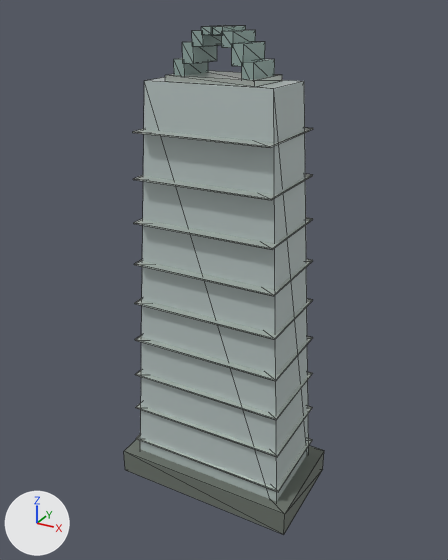
One commit to the glTF model landmarks/assets/tencent-hq.glb: the scene before it, then after it.
One viewpoint serves both versions: a 50 mm camera at (124.0, -225.0, 220.0) aimed at (0.0, 0.0, 107.0). Lighting does not change. The marker at lower left points along +X, +Y and +Z. The first picture is the older version. Mesh edges are drawn as thin lines. Vertices at exactly the same position are counted once.

Objects in the first picture: 'envelope', 'horizontal_fins', 'podium', 'roof_garden', 'roof_garden_beam'.
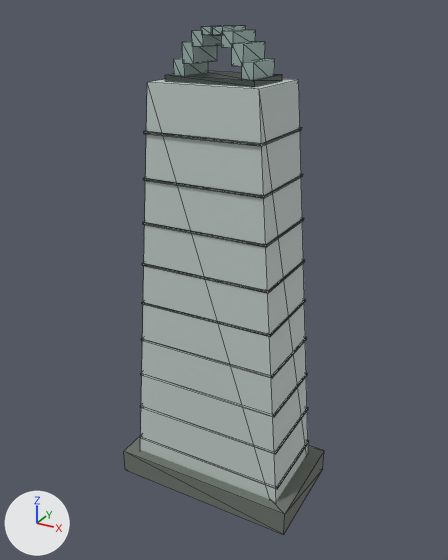
Where the change shows, as pixel boxes (x1, y1, x2, y2) in the pictures (448 x 560 px; the box of a moved part takes in the faces that stretch with it):
'envelope', reshaped: before (140, 77, 309, 502); after (140, 79, 308, 502)
'horizontal_fins', recoloured, reshaped (6% narrower): before (133, 128, 313, 492); after (140, 127, 309, 489)
'roof_garden_beam', recoloured (light grey to dark grey): (165, 71, 282, 87) in both
part 2 of me_horizontal_fins, moved or reshaped: before (136, 435, 312, 492); after (140, 436, 309, 489)
part 3 of me_horizontal_fins, moved or reshaped: before (136, 403, 312, 457); after (140, 406, 308, 454)
part 4 of me_horizontal_fins, moved or reshaped: before (135, 370, 313, 420); after (141, 372, 307, 417)
part 5 of me_horizontal_fins, moved or reshaped: before (135, 335, 313, 381); after (141, 337, 307, 378)
part 6 of me_horizontal_fins, moved or reshaped: before (135, 298, 313, 340); after (142, 299, 306, 337)
part 7 of me_horizontal_fins, moved or reshaped: before (134, 259, 313, 296); after (142, 260, 305, 293)
part 8 of me_horizontal_fins, moved or reshaped: before (134, 218, 313, 250); after (143, 218, 304, 247)
part 9 of me_horizontal_fins, moved or reshaped: before (133, 174, 313, 200); after (143, 174, 303, 198)
part 10 of me_horizontal_fins, moved or reshaped: before (133, 128, 313, 148); after (144, 127, 302, 146)

The change, as a list of edits to the scene's bpy script:
```text
Change mat_metal:
    mat_metal.base_color: (0.665, 0.723, 0.672) -> (0.0685, 0.0908, 0.0844)  # light grey #d5ddd6 -> dark grey #4a5552
Change me_envelope:
    where me_envelope.from_pydata(...)  # 8 vertices, 12 faces; spans x -39.0..39.0, y -20.0..20.0, z 0.0..193.0
    used by ob_envelope; location = (0.0, 0.0, 0.0)
    me_envelope part 1
    me_envelope.vertices[4].co: (-28.0, 14.0, 193.0) -> (-24.0, 18.0, 193.0)
    me_envelope.vertices[5].co: (28.0, 14.0, 193.0) -> (24.0, 18.0, 193.0)  # pixel (304, 81) -> pixel (298, 79)
    me_envelope.vertices[6].co: (28.0, -14.0, 193.0) -> (24.0, -18.0, 193.0)  # pixel (273, 88) -> pixel (259, 89)
    me_envelope.vertices[7].co: (-28.0, -14.0, 193.0) -> (-24.0, -18.0, 193.0)  # pixel (144, 80) -> pixel (147, 82)
Change me_horizontal_fins:
    used by ob_horizontal_fins; location = (0.0, 0.0, 0.0)
    remove me_horizontal_fins.from_pydata(...)  # 72 vertices, 108 faces; spans x -39.0..39.0, y -21.0..21.0, z 19.0..174.0
    add me_horizontal_fins.from_pydata(...)  # 72 vertices, 108 faces; spans x -38.0..38.0, y -19.0..19.0, z 19.0..174.0
    me_horizontal_fins part 2: the loose piece of 8 vertices spanning x -39.0..39.0, y -21.0..21.0, z 19.0..20.0 is scaled about its middle by (0.971, 0.914, 2)
    me_horizontal_fins part 3: the loose piece of 8 vertices spanning x -38.0..38.0, y -21.0..21.0, z 38.0..39.0 is scaled about its middle by (0.96, 0.914, 2)
    me_horizontal_fins part 4: the loose piece of 8 vertices spanning x -37.0..37.0, y -21.0..21.0, z 58.0 is scaled about its middle by (0.949, 0.914, 2)
    me_horizontal_fins part 5: the loose piece of 8 vertices spanning x -36.0..36.0, y -21.0..21.0, z 77.0..78.0 is scaled about its middle by (0.937, 0.914, 2)
    me_horizontal_fins part 6: the loose piece of 8 vertices spanning x -35.0..35.0, y -21.0..21.0, z 96.0..97.0 is scaled about its middle by (0.924, 0.914, 2)
    me_horizontal_fins part 7: the loose piece of 8 vertices spanning x -34.0..34.0, y -21.0..21.0, z 116.0 is scaled about its middle by (0.91, 0.914, 2)
    me_horizontal_fins part 8: the loose piece of 8 vertices spanning x -33.0..33.0, y -21.0..21.0, z 135.0 is scaled about its middle by (0.895, 0.914, 2)
    me_horizontal_fins part 9: the loose piece of 8 vertices spanning x -31.0..31.0, y -21.0..21.0, z 154.0..155.0 is scaled about its middle by (0.88, 0.914, 2)
    me_horizontal_fins part 10: the loose piece of 8 vertices spanning x -30.0..30.0, y -21.0..21.0, z 174.0 is scaled about its middle by (0.863, 0.914, 2)
```
